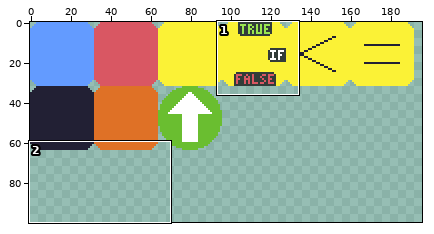
One commit to this pixel-art file: tiles.ase. The first picture is a wide view before the edit; the outline marks the close-up.
Close-up. Old version:
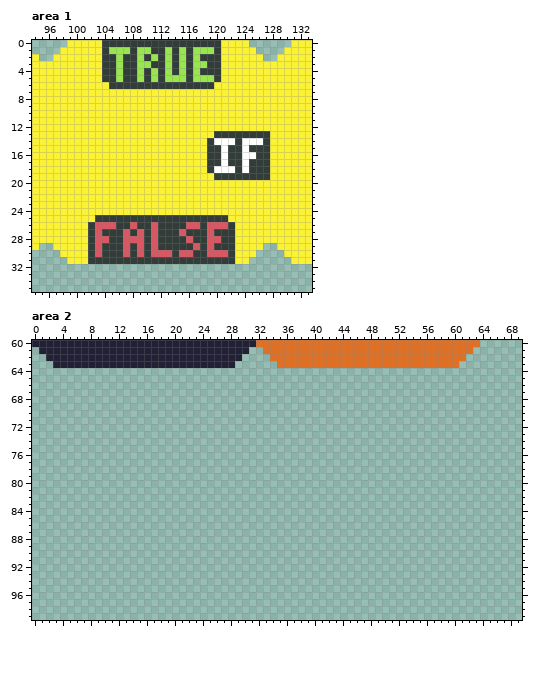
256x256 pixels, 1 frame. Shown: area 1: x 94..133, y 0..35; area 2: x 0..69, y 60..99. The wide view leaves out empty margins.
The result:
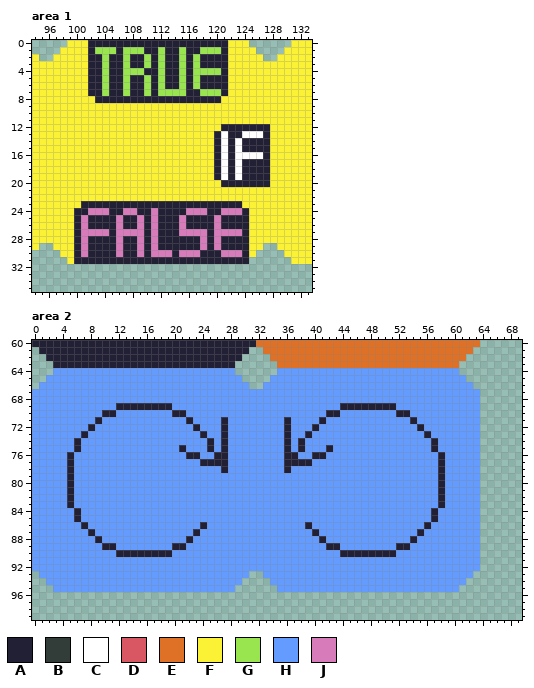
Palette (. is transparent): A #222034  B #323c39  C #ffffff  D #d95763  E #df7126  F #fbf236  G #99e550  H #639bff  J #d77bba
Difference:
Changed rows in their new state; - is an unchanged pixel.
Area 1:
first column x 102:
 0 AAAAAAAAAAAAAAAAAAAA
 1 AGG-A-G-AAGAA-AA--GA
 2 AAGAAGAAGAGAA-A-AAAA
 3 AAGAAGAA-AGAA-A-AAAA
 4 AAGAAGG-AAGAA-A-GGGA
 5 AAGAAGAAGAGAA-A-AAAA
 6 AAGAAGAAGAGAAGAGAAAA
 7 AAGAAGAAGAGGGGAAGGGA
 8 -AAAAAAAAAAAAAAAAAA-
first column x 100:
12 ---------------------AAAAAAA
13 --------------------ACAACCCA
14 -------------------FA-ACAAAA
15 -------------------FA-ACAAAA
16 -------------------FA-AC--CA
17 -------------------FA-ACAAAA
18 -------------------FA-ACAAAA
19 --------------------ACACAAAA
20 ---------------------AAAAAAA
23 -AAAAAAAAAAAAAAAAAAAAAAA----
24 AAJJJAAJJAAJAAAAJJJAAJJJA---
25 AJAAAAJAAJAJAAAJAAAAJAAAA---
26 AJAAAAJAAJAJAAAJAAAAJAAAA---
27 AJJJJAJJJJAJAAAJJJJAJJJJA---
28 AJAAAAJAAJAJAAAAAAJAJAAAA---
29 AJAAAAJAAJAJAAAAAAJAJAAAA---
30 AJAAAAJAAJAJJJAJJJAAAJJJA---
31 AAAAAAAAAAAAAAAAAAAAAAAAA---
Area 2:
first column x 0:
 64 ---HHHHHHHHHHHHHHHHHHHHHHHHHH------HHHHHHHHHHHHHHHHHHHHHHHHHH---
 65 --HHHHHHHHHHHHHHHHHHHHHHHHHHHH----HHHHHHHHHHHHHHHHHHHHHHHHHHHH--
 66 -HHHHHHHHHHHHHHHHHHHHHHHHHHHHHH--HHHHHHHHHHHHHHHHHHHHHHHHHHHHHH-
 67 HHHHHHHHHHHHHHHHHHHHHHHHHHHHHHHHHHHHHHHHHHHHHHHHHHHHHHHHHHHHHHHH
 68 HHHHHHHHHHHHHHHHHHHHHHHHHHHHHHHHHHHHHHHHHHHHHHHHHHHHHHHHHHHHHHHH
 69 HHHHHHHHHHHHAAAAAAAAHHHHHHHHHHHHHHHHHHHHHHHHAAAAAAAAHHHHHHHHHHHH
 70 HHHHHHHHHHAAHHHHHHHHAAHHHHHHHHHHHHHHHHHHHHAAHHHHHHHHAAHHHHHHHHHH
 71 HHHHHHHHHAHHHHHHHHHHHHAHHHHAHHHHHHHHAHHHHAHHHHHHHHHHHHAHHHHHHHHH
 72 HHHHHHHHAHHHHHHHHHHHHHHAHHHAHHHHHHHHAHHHAHHHHHHHHHHHHHHAHHHHHHHH
 73 HHHHHHHAHHHHHHHHHHHHHHHHAHHAHHHHHHHHAHHAHHHHHHHHHHHHHHHHAHHHHHHH
 74 HHHHHHAHHHHHHHHHHHHHHHHHHAHAHHHHHHHHAHAHHHHHHHHHHHHHHHHHHAHHHHHH
 75 HHHHHHAHHHHHHHHHHHHHHAHHHAHAHHHHHHHHAHAHHHAHHHHHHHHHHHHHHAHHHHHH
 76 HHHHHAHHHHHHHHHHHHHHHHAAHHAAHHHHHHHHAAHHAAHHHHHHHHHHHHHHHHAHHHHH
 77 HHHHHAHHHHHHHHHHHHHHHHHHAAAAHHHHHHHHAAAAHHHHHHHHHHHHHHHHHHAHHHHH
 78 HHHHHAHHHHHHHHHHHHHHHHHHHHHAHHHHHHHHAHHHHHHHHHHHHHHHHHHHHHAHHHHH
 79 HHHHHAHHHHHHHHHHHHHHHHHHHHHHHHHHHHHHHHHHHHHHHHHHHHHHHHHHHHAHHHHH
 80 HHHHHAHHHHHHHHHHHHHHHHHHHHHHHHHHHHHHHHHHHHHHHHHHHHHHHHHHHHAHHHHH
 81 HHHHHAHHHHHHHHHHHHHHHHHHHHHHHHHHHHHHHHHHHHHHHHHHHHHHHHHHHHAHHHHH
 82 HHHHHAHHHHHHHHHHHHHHHHHHHHHHHHHHHHHHHHHHHHHHHHHHHHHHHHHHHHAHHHHH
 83 HHHHHAHHHHHHHHHHHHHHHHHHHHHHHHHHHHHHHHHHHHHHHHHHHHHHHHHHHHAHHHHH
 84 HHHHHHAHHHHHHHHHHHHHHHHHHHHHHHHHHHHHHHHHHHHHHHHHHHHHHHHHHAHHHHHH
 85 HHHHHHAHHHHHHHHHHHHHHHHHHHHHHHHHHHHHHHHHHHHHHHHHHHHHHHHHHAHHHHHH
 86 HHHHHHHAHHHHHHHHHHHHHHHHAHHHHHHHHHHHHHHAHHHHHHHHHHHHHHHHAHHHHHHH
 87 HHHHHHHHAHHHHHHHHHHHHHHAHHHHHHHHHHHHHHHHAHHHHHHHHHHHHHHAHHHHHHHH
 88 HHHHHHHHHAHHHHHHHHHHHHAHHHHHHHHHHHHHHHHHHAHHHHHHHHHHHHAHHHHHHHHH
 89 HHHHHHHHHHAAHHHHHHHHAAHHHHHHHHHHHHHHHHHHHHAAHHHHHHHHAAHHHHHHHHHH
 90 HHHHHHHHHHHHAAAAAAAAHHHHHHHHHHHHHHHHHHHHHHHHAAAAAAAAHHHHHHHHHHHH
 91 HHHHHHHHHHHHHHHHHHHHHHHHHHHHHHHHHHHHHHHHHHHHHHHHHHHHHHHHHHHHHHHH
 92 HHHHHHHHHHHHHHHHHHHHHHHHHHHHHHHHHHHHHHHHHHHHHHHHHHHHHHHHHHHHHHHH
 93 -HHHHHHHHHHHHHHHHHHHHHHHHHHHHHH--HHHHHHHHHHHHHHHHHHHHHHHHHHHHHH-
 94 --HHHHHHHHHHHHHHHHHHHHHHHHHHHH----HHHHHHHHHHHHHHHHHHHHHHHHHHHH--
 95 ---HHHHHHHHHHHHHHHHHHHHHHHHHH------HHHHHHHHHHHHHHHHHHHHHHHHHH---
Boxes around the changes in both close-ups, in picture pixels (x1, y1, x2, y2):
changed: (88, 40, 228, 103)
changed: (74, 124, 270, 264)
added: (32, 368, 480, 592)
